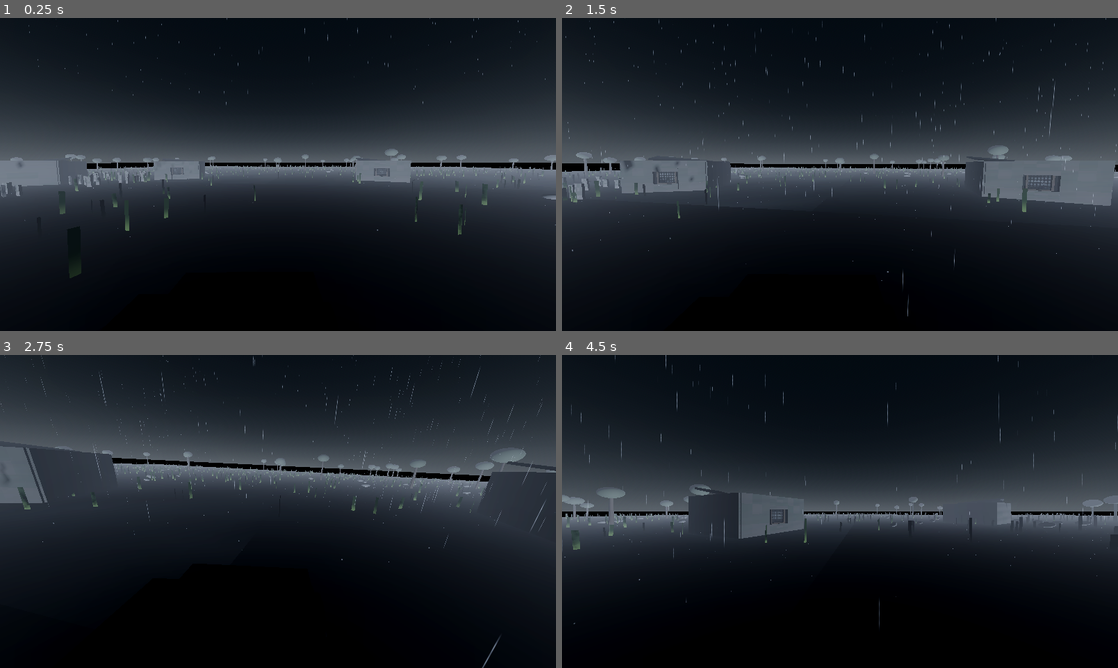
Above: before the commit, frames 1-4 (two rows, left to right).
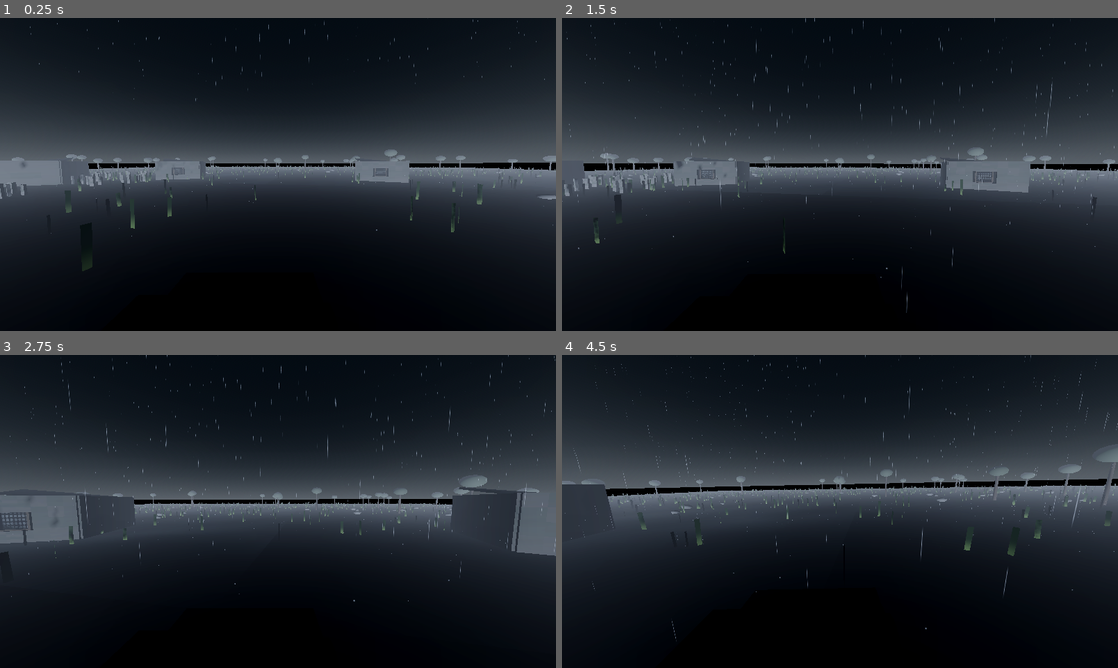
Above: after the commit, the same moments.

Repository: MehmetPeynirci/codename-redwhale
Game: Godot game, scene res://scenes/Main.tscn
Same seed, same stepped clock (60 frames per second), same inputs: the game is played once before the commit and once after it.
Inputs (mouse positions are in pixels of both pictures, inside the frame that each line leads up to):
- Up to frame 1 (0.25 s): no input
- Up to frame 2 (1.5 s): move the mouse to (867, 174) at 0.52 s; hold W (move_forward) from 0.53 s (still down); tap E (interact, bound only after the commit) at 0.6 s; click (867, 174) at 0.67 s; tap Space (move_jump) at 0.77 s; move the mouse to (812, 174) at 1.27 s; click (812, 174) at 1.35 s
- Up to frame 3 (2.75 s): keep holding W (move_forward); tap Space (move_jump) at 1.52 s; tap E (interact, bound only after the commit) at 1.55, 2.3 s; move the mouse to (289, 505) at 2.02 s; hold Ctrl (move_crouch) from 2.03 s (still down); click (289, 505) at 2.17 s
- Up to frame 4 (4.5 s): keep holding W (move_forward); move the mouse to (834, 517) at 2.77 s; release Ctrl (move_crouch) at 2.78 s; tap Shift (move_sprint) at 2.85 s; click (834, 517) at 2.92 s; tap Space (move_jump) at 3.02, 3.77 s; tap E (interact, bound only after the commit) at 3.05, 3.6, 4.35 s; move the mouse to (878, 514) at 3.52 s; click (878, 514) at 3.67 s; move the mouse to (795, 508) at 4.27 s; click (795, 508) at 4.42 s

The runs differ from the first frame. In frame 1, 1.6% of the frame differs, in the area x 0-100%, y 0-84%; in frame 2, 5.2%; in frame 3, 30%, in the area x 0-100%, y 0-100%; in frame 4, 20%.

Commit message:
Replace crash with cinematic engine breakdown and fuel objective

Diff:
--- a/scenes/CrashCar.tscn
+++ b/scenes/CrashCar.tscn
@@ -84,3 +84,6 @@
 [node name="ExitMarker" type="Marker3D" parent="."]
 position = Vector3(1.8, 0.05, 0.45)
 rotation = Vector3(0, -1.6, 0)
+
+[node name="RefuelPoint" type="Marker3D" parent="."]
+position = Vector3(0.65, 0.55, 2.0)
--- /dev/null
+++ b/scenes/FuelCan.tscn
@@ -0,0 +1,35 @@
+[gd_scene load_steps=7 format=3 uid="uid://xby4joq8q7fe"]
+
+[ext_resource type="Script" path="res://scripts/fuel_can.gd" id="1_script"]
+[ext_resource type="Shader" path="res://shaders/fuel_can.gdshader" id="2_shader"]
+
+[sub_resource type="ShaderMaterial" id="ShaderMaterial_fuel"]
+shader = ExtResource("2_shader")
+
+[sub_resource type="CylinderMesh" id="CylinderMesh_body"]
+top_radius = 0.22
+bottom_radius = 0.22
+height = 0.56
+
+[sub_resource type="BoxMesh" id="BoxMesh_handle"]
+size = Vector3(0.24, 0.1, 0.12)
+
+[sub_resource type="SphereShape3D" id="SphereShape3D_pickup"]
+radius = 0.8
+
+[node name="FuelCan" type="Area3D"]
+script = ExtResource("1_script")
+
+[node name="Body" type="MeshInstance3D" parent="."]
+position = Vector3(0, 0.28, 0)
+mesh = SubResource("CylinderMesh_body")
+material_override = SubResource("ShaderMaterial_fuel")
+
+[node name="Handle" type="MeshInstance3D" parent="."]
+position = Vector3(0, 0.58, 0)
+mesh = SubResource("BoxMesh_handle")
+material_override = SubResource("ShaderMaterial_fuel")
+
+[node name="CollisionShape3D" type="CollisionShape3D" parent="."]
+position = Vector3(0, 0.35, 0)
+shape = SubResource("SphereShape3D_pickup")
--- a/scenes/Main.tscn
+++ b/scenes/Main.tscn
@@ -1,10 +1,11 @@
-[gd_scene load_steps=9 format=3 uid="uid://bhf0s2f4r6m2q"]
+[gd_scene load_steps=10 format=3 uid="uid://bhf0s2f4r6m2q"]
 
 [ext_resource type="PackedScene" path="res://scenes/Player.tscn" id="1_player"]
 [ext_resource type="PackedScene" path="res://scenes/Village.tscn" id="2_village"]
 [ext_resource type="PackedScene" path="res://scenes/CrashCar.tscn" id="3_car"]
 [ext_resource type="Script" path="res://scripts/crash_sequence.gd" id="4_crash"]
 [ext_resource type="Script" path="res://scripts/visual_quality_controller.gd" id="5_quality"]
+[ext_resource type="PackedScene" path="res://scenes/FuelCan.tscn" id="6_fuel"]
 
 [sub_resource type="ProceduralSkyMaterial" id="ProceduralSkyMaterial_p61hl"]
 sky_horizon_color = Color(0.33, 0.35, 0.37, 1)
@@ -41,6 +42,9 @@
 [node name="CrashCar" parent="." instance=ExtResource("3_car")]
 transform = Transform3D(0.985585, 0, 0.169182, 0, 1, 0, -0.169182, 0, 0.985585, 2.5, 0, 17)
 
+[node name="FuelCan" parent="." instance=ExtResource("6_fuel")]
+transform = Transform3D(0.90394, 0, -0.427652, 0, 1, 0, 0.427652, 0, 0.90394, -20.5, 0.0, 24.0)
+
 [node name="Player" parent="." instance=ExtResource("1_player")]
 transform = Transform3D(0.985585, 0, 0.169182, 0, 1, 0, -0.169182, 0, 0.985585, 2.98, 0.95, 17.35)
 
@@ -50,6 +54,7 @@
 car_path = NodePath("../CrashCar")
 seat_marker_path = NodePath("../CrashCar/SeatMarker")
 exit_marker_path = NodePath("../CrashCar/ExitMarker")
+refuel_point_path = NodePath("../CrashCar/RefuelPoint")
 
 [node name="DirectionalLight3D" type="DirectionalLight3D" parent="."]
 transform = Transform3D(0.965926, -0.258819, 0, 0.183013, 0.683013, -0.707107, 0.183013, 0.683013, 0.707107, 0, 9, 0)
--- a/scripts/crash_sequence.gd
+++ b/scripts/crash_sequence.gd
@@ -1,116 +1,204 @@
 extends Node3D
+
+enum SequenceState {
+	DRIVE,
+	STALL,
+	SETTLE,
+	GAMEPLAY,
+	RESTART
+}
 
 @export var player_path: NodePath
 @export var car_path: NodePath
 @export var seat_marker_path: NodePath
 @export var exit_marker_path: NodePath
-
-@export var drive_duration: float = 2.6
-@export var impact_duration: float = 0.45
-@export var recover_duration: float = 1.4
-@export var crash_distance: float = 18.0
-@export var injury_duration: float = 15.0
+@export var refuel_point_path: NodePath
+
+@export var drive_duration: float = 4.0
+@export var stall_duration: float = 1.5
+@export var settle_duration: float = 1.1
+@export var restart_duration: float = 1.8
+@export var drive_distance: float = 21.0
 
 var _player: CharacterBody3D
 var _car: Node3D
 var _seat_marker: Marker3D
 var _exit_marker: Marker3D
+var _refuel_point: Marker3D
+
 var _state_time: float = 0.0
-var _state: int = 0
+var _state: int = SequenceState.DRIVE
 
 var _car_start: Transform3D
-var _car_target: Transform3D
+var _car_drive_end: Transform3D
+var _car_stop_end: Transform3D
+
+var _ui_layer: CanvasLayer
+var _objective_bg: ColorRect
+var _objective_label: Label
+var _return_hint_shown: bool = false
 
 func _ready() -> void:
 	_player = get_node_or_null(player_path) as CharacterBody3D
 	_car = get_node_or_null(car_path) as Node3D
 	_seat_marker = get_node_or_null(seat_marker_path) as Marker3D
 	_exit_marker = get_node_or_null(exit_marker_path) as Marker3D
-
-	if _player == null or _car == null or _seat_marker == null or _exit_marker == null:
-		push_warning("Crash sequence nodes are missing; skipping crash intro.")
+	_refuel_point = get_node_or_null(refuel_point_path) as Marker3D
+
+	if _player == null or _car == null or _seat_marker == null or _exit_marker == null or _refuel_point == null:
+		push_warning("Breakdown sequence nodes are missing; skipping intro.")
 		set_process(false)
 		return
 
+	_create_objective_ui()
+	_set_objective("")
+
 	_car_start = _car.global_transform
-	_car_target = _car_start.translated_local(Vector3(0.0, 0.0, -crash_distance))
+	_car_drive_end = _car_start.translated_local(Vector3(0.0, 0.0, -drive_distance))
+	_car_stop_end = _car_drive_end.translated_local(Vector3(0.0, 0.0, -1.8))
 
 	_player.call("lock_controls", true)
-	_snap_player_to_seat(deg_to_rad(-4.0), deg_to_rad(1.0), Vector3(0.01, -0.02, 0.02))
+	_player.call("set_has_fuel", false)
+	_snap_player_to_seat(deg_to_rad(-3.0), deg_to_rad(1.0), Vector3(0.01, -0.02, 0.02))
 
 func _process(delta: float) -> void:
 	_state_time += delta
 
-	if _state == 0:
+	if _state == SequenceState.DRIVE:
 		_update_drive()
 		return
-	if _state == 1:
-		_update_impact()
-		return
-	if _state == 2:
-		_update_recover()
+	if _state == SequenceState.STALL:
+		_update_stall()
+		return
+	if _state == SequenceState.SETTLE:
+		_update_settle()
+		return
+	if _state == SequenceState.GAMEPLAY:
+		_update_gameplay()
+		return
+	if _state == SequenceState.RESTART:
+		_update_restart()
 		return
 
 func _update_drive() -> void:
 	var alpha: float = clampf(_state_time / maxf(0.01, drive_duration), 0.0, 1.0)
 	var eased: float = _ease_in_out(alpha)
-	_car.global_transform = _car_start.interpolate_with(_car_target, eased)
-
-	var road_vibration: float = sin(_state_time * 14.0) * 0.01
-	var pitch: float = deg_to_rad(-4.0 + road_vibration * 35.0)
-	var roll: float = deg_to_rad(road_vibration * 20.0)
+	_car.global_transform = _car_start.interpolate_with(_car_drive_end, eased)
+
+	var road_vibration: float = sin(_state_time * 13.0) * 0.01
+	var pitch: float = deg_to_rad(-4.0 + road_vibration * 28.0)
+	var roll: float = deg_to_rad(road_vibration * 15.0)
 	var offset: Vector3 = Vector3(0.01, -0.02 + road_vibration, 0.02)
 	_snap_player_to_seat(pitch, roll, offset)
 
 	if alpha >= 1.0:
-		_state = 1
-		_state_time = 0.0
-
-func _update_impact() -> void:
-	_car.global_transform = _car_target
-
-	var t: float = clampf(_state_time / maxf(0.01, impact_duration), 0.0, 1.0)
-	var shock: float = 1.0 - t
-	var jitter_x: float = sin(_state_time * 95.0) * 0.02 * shock
-	var jitter_y: float = absf(sin(_state_time * 73.0)) * 0.02 * shock
-
-	var pitch: float = deg_to_rad(-16.0 + sin(_state_time * 48.0) * 2.3)
-	var roll: float = deg_to_rad(sin(_state_time * 62.0) * 3.0)
-	var offset: Vector3 = Vector3(jitter_x, -0.05 + jitter_y, 0.04)
+		_state = SequenceState.STALL
+		_state_time = 0.0
+
+func _update_stall() -> void:
+	var t: float = clampf(_state_time / maxf(0.01, stall_duration), 0.0, 1.0)
+	var eased: float = 1.0 - pow(1.0 - t, 3.0)
+	_car.global_transform = _car_drive_end.interpolate_with(_car_stop_end, eased)
+
+	var sputter: float = sin(_state_time * 22.0) * (1.0 - t)
+	var pitch: float = deg_to_rad(-8.0 + sputter * 2.4)
+	var roll: float = deg_to_rad(sputter * 1.8)
+	var offset: Vector3 = Vector3(sputter * 0.004, -0.04 + absf(sputter) * 0.004, 0.035)
 	_snap_player_to_seat(pitch, roll, offset)
 
 	if t >= 1.0:
-		_state = 2
-		_state_time = 0.0
-
-func _update_recover() -> void:
-	_car.global_transform = _car_target
-
-	var alpha: float = clampf(_state_time / maxf(0.01, recover_duration), 0.0, 1.0)
+		_state = SequenceState.SETTLE
+		_state_time = 0.0
+
+func _update_settle() -> void:
+	_car.global_transform = _car_stop_end
+	var alpha: float = clampf(_state_time / maxf(0.01, settle_duration), 0.0, 1.0)
 	var eased: float = _ease_in_out(alpha)
 
-	var pitch: float = lerpf(deg_to_rad(-12.0), deg_to_rad(-2.0), eased)
-	var roll: float = lerpf(deg_to_rad(2.5), 0.0, eased)
+	var pitch: float = lerpf(deg_to_rad(-8.0), deg_to_rad(-2.0), eased)
+	var roll: float = lerpf(deg_to_rad(1.4), 0.0, eased)
 	var offset: Vector3 = Vector3(0.0, lerpf(-0.03, 0.0, eased), lerpf(0.03, 0.0, eased))
 	_snap_player_to_seat(pitch, roll, offset)
 
 	if alpha >= 1.0:
-		_finish_sequence()
-
-func _finish_sequence() -> void:
-	_car.global_transform = _car_target
+		_finish_cinematic()
+
+func _finish_cinematic() -> void:
+	_car.global_transform = _car_stop_end
 	_player.call("place_player", _exit_marker.global_transform)
 	_player.call("reset_head_camera_pose")
 	_player.call("lock_controls", false)
-	_player.call("start_injury", injury_duration)
-
-	_state = 3
-	set_process(false)
+
+	_set_objective("Motor bozuldu. Koyde bir yerden yakit bidonu bul.")
+	_state = SequenceState.GAMEPLAY
+	_state_time = 0.0
+
+func _update_gameplay() -> void:
+	var has_fuel: bool = bool(_player.call("has_fuel"))
+	if has_fuel and not _return_hint_shown:
+		_return_hint_shown = true
+		_set_objective("Yakiti buldun. Arabaya don, motorun yanina gel ve E bas.")
+
+	if not has_fuel:
+		return
+
+	var distance_to_refuel: float = _player.global_position.distance_to(_refuel_point.global_position)
+	if distance_to_refuel <= 2.6 and Input.is_action_just_pressed("interact"):
+		_player.call("consume_fuel")
+		_player.call("lock_controls", true)
+		_set_objective("Motor yeniden calistiriliyor...")
+		_state = SequenceState.RESTART
+		_state_time = 0.0
+
+func _update_restart() -> void:
+	var alpha: float = clampf(_state_time / maxf(0.01, restart_duration), 0.0, 1.0)
+	var eased: float = _ease_in_out(alpha)
+	var target_restart: Transform3D = _car_stop_end.translated_local(Vector3(0.0, 0.0, -1.4))
+	_car.global_transform = _car_stop_end.interpolate_with(target_restart, eased)
+
+	var crank: float = sin(_state_time * 18.0) * (1.0 - alpha)
+	var pitch: float = deg_to_rad(-3.0 + crank * 1.6)
+	var roll: float = deg_to_rad(crank * 0.9)
+	var offset: Vector3 = Vector3(crank * 0.002, -0.015 + absf(crank) * 0.002, 0.01)
+	_snap_player_to_seat(pitch, roll, offset)
+
+	if alpha >= 1.0:
+		_player.call("place_player", _exit_marker.global_transform)
+		_player.call("reset_head_camera_pose")
+		_player.call("lock_controls", false)
+		_set_objective("Motor calisti. Hazirsan yola devam et.")
+		_state = SequenceState.GAMEPLAY
+		_state_time = 0.0
 
 func _snap_player_to_seat(pitch: float, roll: float, camera_offset: Vector3) -> void:
 	_player.call("place_player", _seat_marker.global_transform)
 	_player.call("set_head_camera_pose", pitch, roll, camera_offset)
 
+func _create_objective_ui() -> void:
+	_ui_layer = CanvasLayer.new()
+	_ui_layer.layer = 40
+	add_child(_ui_layer)
+
+	_objective_bg = ColorRect.new()
+	_objective_bg.position = Vector2(24.0, 24.0)
+	_objective_bg.size = Vector2(620.0, 64.0)
+	_objective_bg.color = Color(0.02, 0.03, 0.04, 0.72)
+	_objective_bg.mouse_filter = Control.MOUSE_FILTER_IGNORE
+	_ui_layer.add_child(_objective_bg)
+
+	_objective_label = Label.new()
+	_objective_label.position = Vector2(16.0, 16.0)
+	_objective_label.size = Vector2(586.0, 38.0)
+	_objective_label.autowrap_mode = TextServer.AUTOWRAP_WORD_SMART
+	_objective_label.add_theme_color_override("font_color", Color(0.93, 0.94, 0.95, 1.0))
+	_objective_label.add_theme_font_size_override("font_size", 18)
+	_objective_bg.add_child(_objective_label)
+
+func _set_objective(text: String) -> void:
+	if is_instance_valid(_objective_label):
+		_objective_label.text = text
+		_objective_bg.visible = text != ""
+
 func _ease_in_out(x: float) -> float:
 	var t: float = clampf(x, 0.0, 1.0)
 	return t * t * (3.0 - 2.0 * t)
--- /dev/null
+++ b/scripts/fuel_can.gd
@@ -0,0 +1,26 @@
+extends Area3D
+
+@export var rotate_speed: float = 1.1
+@export var bob_height: float = 0.09
+@export var bob_speed: float = 1.6
+
+var _base_position: Vector3 = Vector3.ZERO
+var _time: float = 0.0
+
+func _ready() -> void:
+	_base_position = global_position
+	body_entered.connect(_on_body_entered)
+
+func _process(delta: float) -> void:
+	_time += delta
+	rotate_y(rotate_speed * delta)
+	global_position = Vector3(
+		_base_position.x,
+		_base_position.y + sin(_time * bob_speed) * bob_height,
+		_base_position.z
+	)
+
+func _on_body_entered(body: Node) -> void:
+	if body.has_method("set_has_fuel"):
+		body.call("set_has_fuel", true)
+		queue_free()
--- a/scripts/player_controller.gd
+++ b/scripts/player_controller.gd
@@ -50,6 +50,7 @@
 var _controls_locked: bool = false
 var _injury_time_left: float = 0.0
 var _injury_wobble_time: float = 0.0
+var _has_fuel: bool = false
 
 func _ready() -> void:
 	_setup_default_input_map()
@@ -153,6 +154,15 @@
 	var duration: float = injury_default_duration if duration_seconds <= 0.0 else duration_seconds
 	_injury_time_left = maxf(0.0, duration)
 	_injury_wobble_time = 0.0
+
+func set_has_fuel(value: bool) -> void:
+	_has_fuel = value
+
+func has_fuel() -> bool:
+	return _has_fuel
+
+func consume_fuel() -> void:
+	_has_fuel = false
 
 func place_player(world_transform: Transform3D) -> void:
 	global_transform = world_transform
@@ -249,6 +259,7 @@
 	_add_action_if_missing("move_jump", KEY_SPACE)
 	_add_action_if_missing("move_sprint", KEY_SHIFT)
 	_add_action_if_missing("move_crouch", KEY_CTRL)
+	_add_action_if_missing("interact", KEY_E)
 	_add_action_if_missing("click_capture", MOUSE_BUTTON_LEFT, true)
 
 func _add_action_if_missing(action: StringName, keycode: int, is_mouse: bool = false) -> void:
--- /dev/null
+++ b/shaders/fuel_can.gdshader
@@ -0,0 +1,21 @@
+shader_type spatial;
+render_mode cull_back, diffuse_burley, specular_schlick_ggx;
+
+uniform vec3 can_color : source_color = vec3(0.78, 0.11, 0.09);
+uniform vec3 rust_color : source_color = vec3(0.20, 0.12, 0.07);
+uniform float rust_amount = 0.35;
+uniform float roughness_val = 0.36;
+
+float hash12(vec2 p) {
+	vec3 p3 = fract(vec3(p.xyx) * 0.1031);
+	p3 += dot(p3, p3.yzx + 33.33);
+	return fract((p3.x + p3.y) * p3.z);
+}
+
+void fragment() {
+	float rust = smoothstep(0.62, 1.0, hash12(floor(UV * 22.0))) * rust_amount;
+	ALBEDO = mix(can_color, rust_color, rust);
+	METALLIC = 0.72;
+	ROUGHNESS = roughness_val + rust * 0.28;
+	SPECULAR = 0.72;
+}
